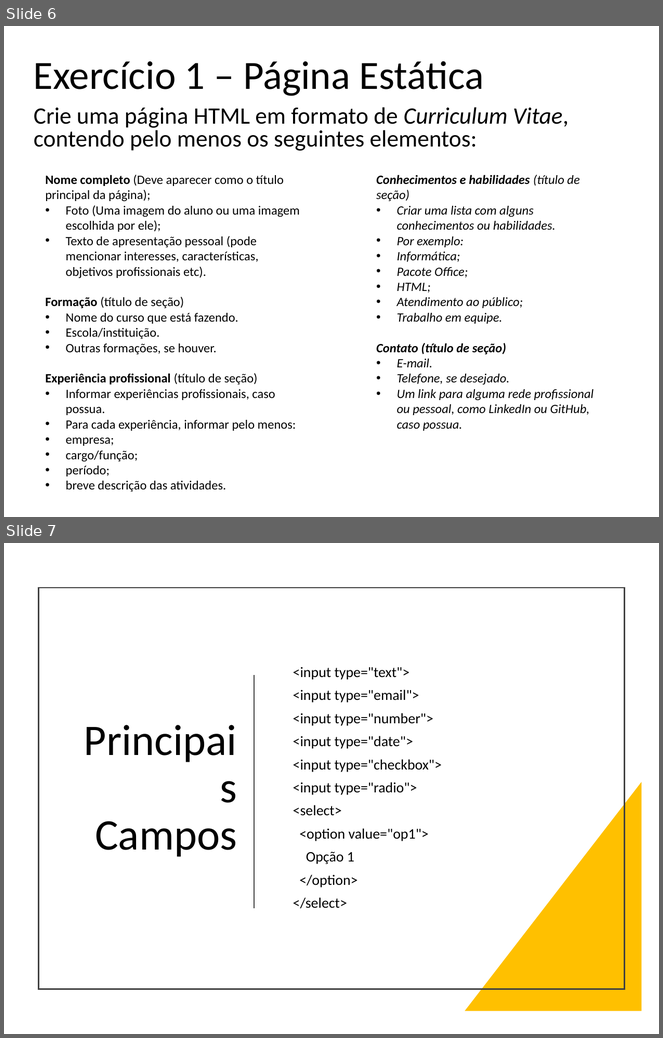
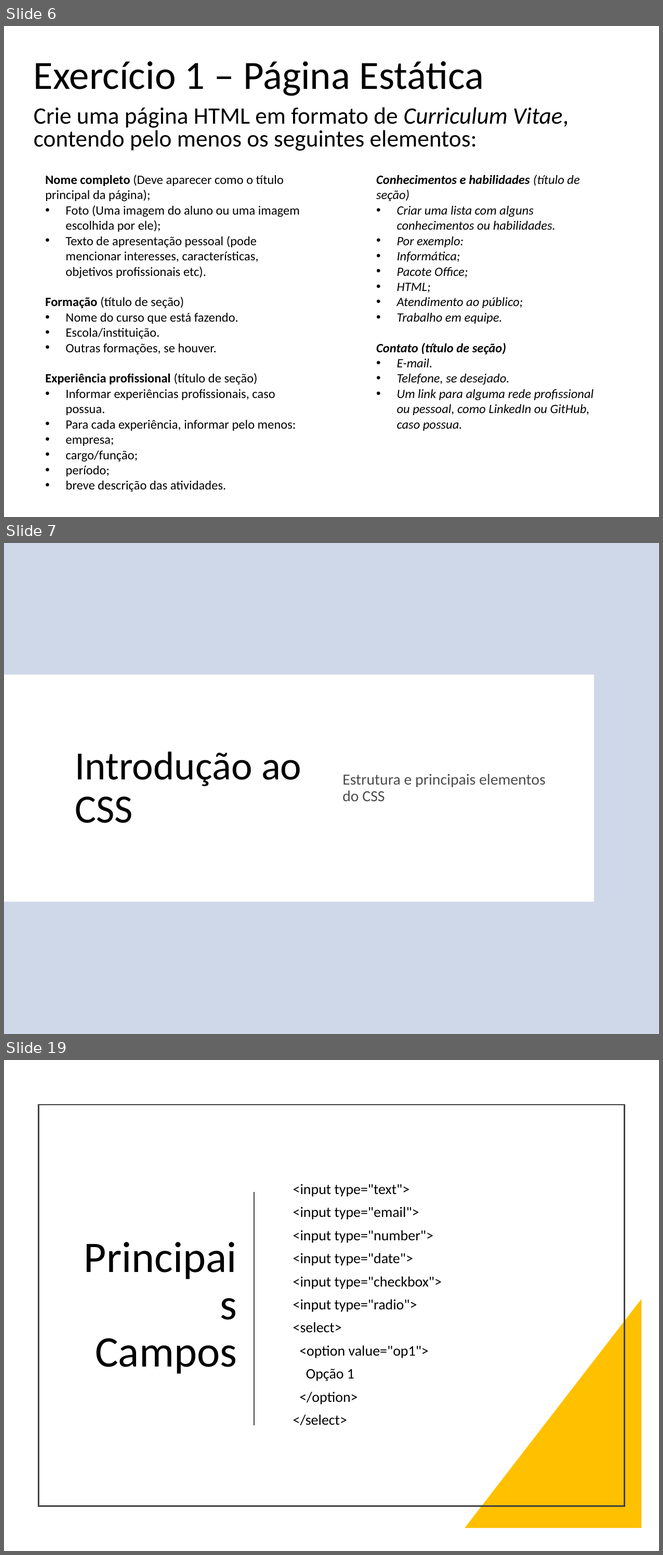
Before and after one commit to thiagospin/APLICWEBI, a slide deck: slides/HTML e CSS.pptx. Shown one above the other, each under a label of ours: slides 6 and 7 before the commit, slides 6, 7 and 19 after it; the slides between them are not shown. The pictures are 663x1038 and 663x1555 pixels, drawn with LibreOffice and Linux fonts; fonts in the diff are those of the drawing; background and template pictures are left out. Boxes give left, top, right and bottom in pixels: in the first picture for what was removed or moved away, otherwise in the second. Text is boxed around its words. In the diff, an @@ line names an element or a change of style, - is before the commit and + after.

```diff
--- a/slides/HTML e CSS.pptx
+++ b/slides/HTML e CSS.pptx
@@ slide 7 added at [4,543,659,1034], background picture (left out) @@
@@ rectangle added at [4,543,659,1034], fill #E7E6E6 at 50% opacity @@
@@ rectangle added at [4,543,659,1034], fill #4472C4 at 20% opacity @@
@@ rectangle added at [4,675,594,902], fill #FFFFFF @@
@@ title added at [75,752,301,823], 44 pt, text #000000 @@
+Introdução ao CSS
@@ text added at [343,774,546,801], 17 pt, text #000000 at 70% opacity @@
+Estrutura e principais elementos do CSS
@@ what was slide 7 is now slide 19 @@
```
Also in this commit, not shown: 1 slide changed, 11 other slides added, 2 other files.
